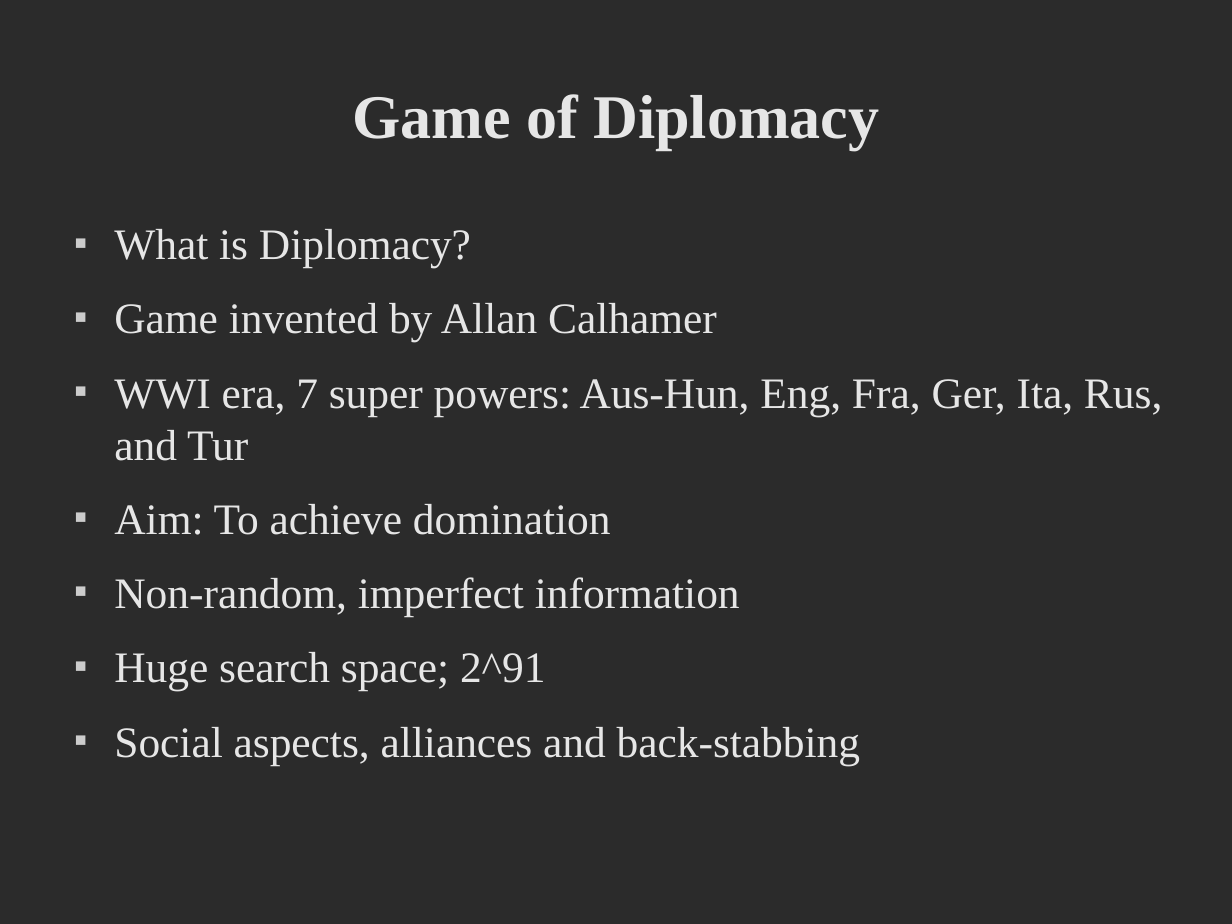
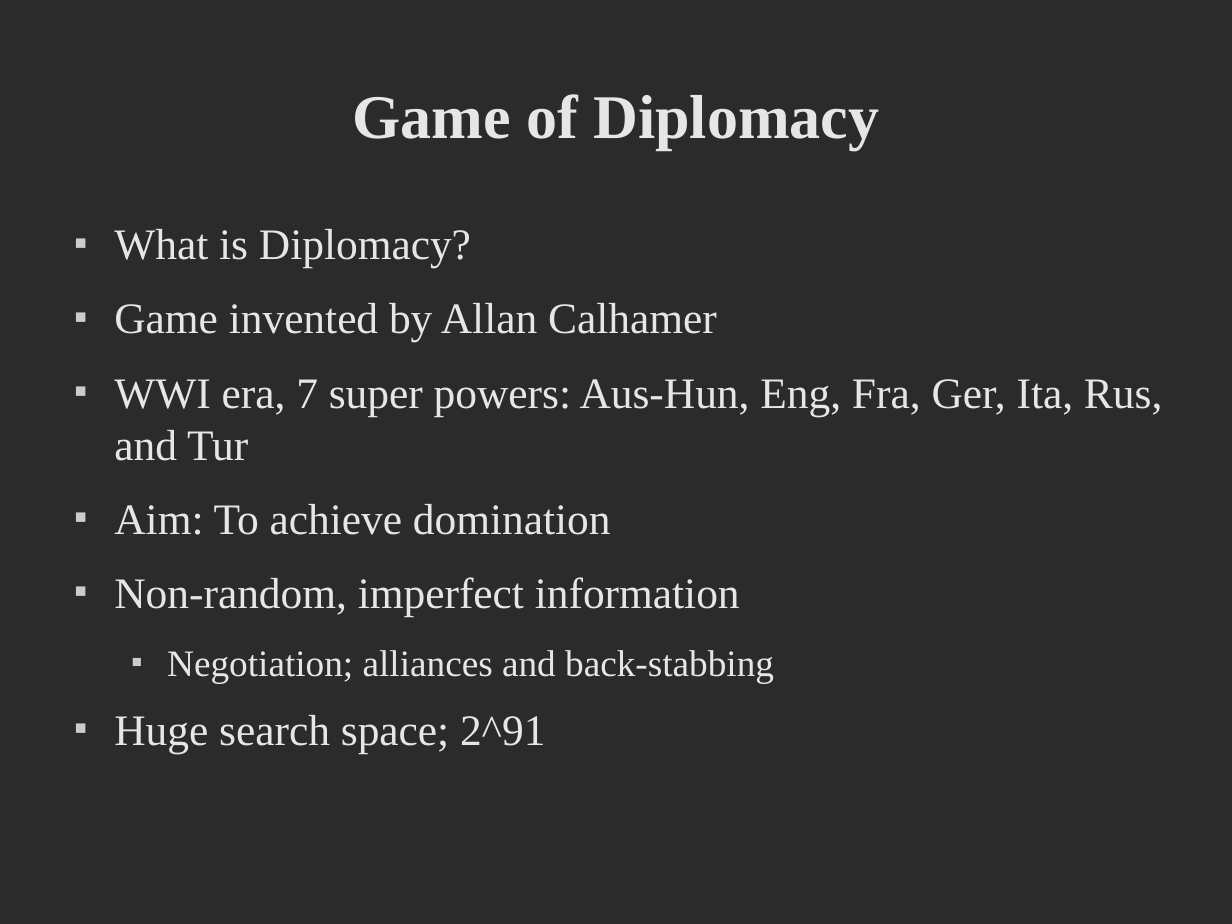
Before and after one commit to deltaluca/flappy, a slide deck: slide 4 of Presentation/ProjectDemonstration.odp. Drawn at 1232x924 pixels with LibreOffice and Linux fonts; fonts in the diff are those of the drawing; background and template pictures are left out; a plain dark background stands for a picture behind light text. Boxes give left, top, right and bottom in pixels: in the first picture for what was removed or moved away, otherwise in the second. Text is boxed around its words. In the diff, an @@ line names an element or a change of style, - is before the commit and + after.

Commit message:
added stuff on game of diplomacy, should be covered there

```diff
--- a/Presentation/ProjectDemonstration.odp
+++ b/Presentation/ProjectDemonstration.odp
@@ text at (167,650,774,683): paragraph added @@
+  ■ Negotiation; alliances and back-stabbing
@@ text at (114,727,860,765): paragraph removed @@
-■ Social aspects, alliances and back-stabbing
```
